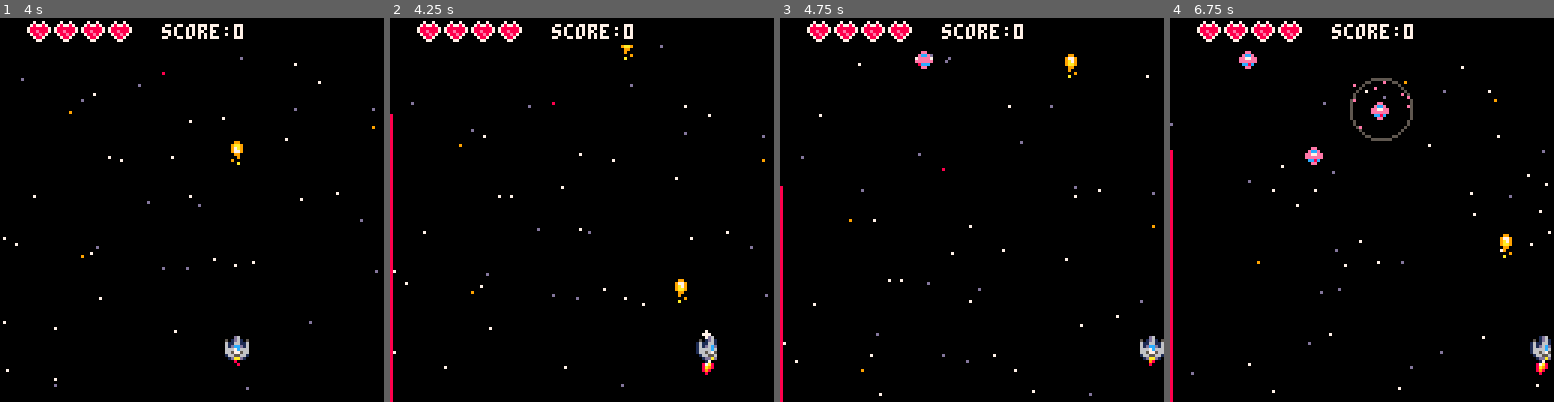
Above: before the commit, frames 1-4 (left to right).
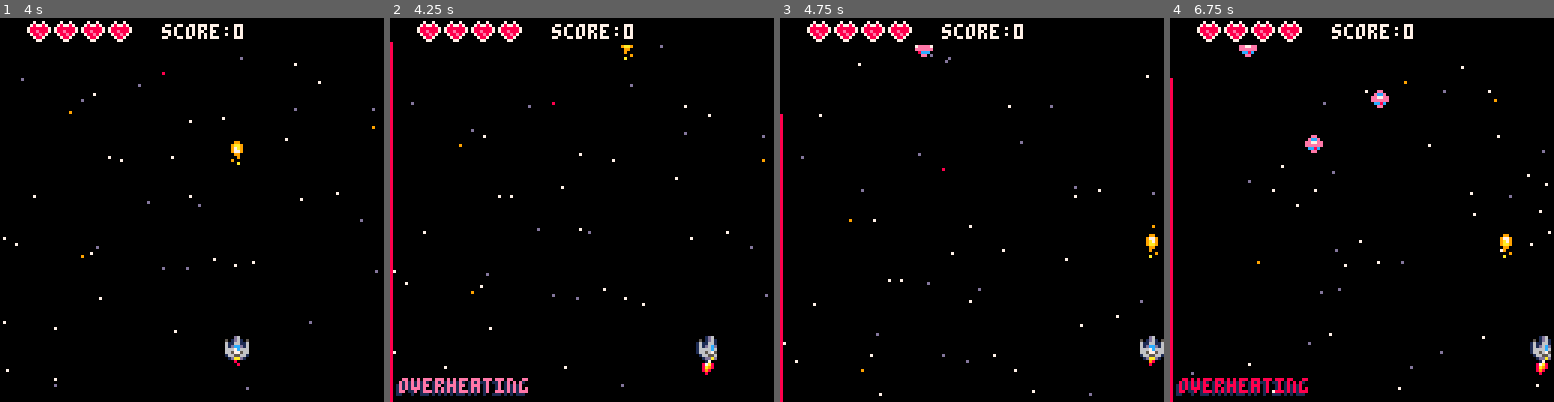
Above: after the commit, the same moments.

Repository: eduszesz/shmup
Game: PICO-8 cartridge myshmup.p8
Same seed, same stepped clock (60 frames per second), same inputs: the game is played once before the commit and once after it.
Inputs:
- Up to frame 1 (4 s): tap X (X key) at 0.33, 1.07, 1.85, 2.97 s; tap O (Z key) at 0.7, 1.7, 2.1, 2.5, 2.9, 3.3, 3.7 s; hold Right 1.6-2.1 s; hold Up 2.15-2.42 s; hold Right 2.47-3.03 s; hold Left 3.08-3.58 s; hold Down 3.63-3.97 s
- Up to frame 2 (4.25 s): hold Right from 4.02 s (still down); tap X (X key) at 4.08 s; tap O (Z key) at 4.1 s
- Up to frame 3 (4.75 s): tap O (Z key) at 4.5 s; release Right at 4.68 s; hold Up from 4.73 s (still down)
- Up to frame 4 (6.75 s): tap O (Z key) every 0.4 s from 4.9 to 6.5 s; release Up at 5.03 s; hold Left 5.08-5.68 s; tap X (X key) at 5.2, 6.32 s; hold Down 5.73-6.03 s; hold Right 6.08-6.58 s; hold Right from 6.63 s (still down)

Frame 1 is identical in both runs. In frame 2, 1.5% of the frame differs, in the area x 0-84%, y 6-99%; in frame 3, 0.6%; in frame 4, 2.5%, in the area x 0-64%, y 7-99%.

Commit message:
levels tweak, enemy behaviour

Diff:
--- a/myshmup.p8
+++ b/myshmup.p8
@@ -8,7 +8,6 @@
 	t=0
 	wtimer=90 --wave timer
 	dtimer=60 --ship death timer
-	enc=1
 	cwave=1
 	lwave=9
 	debug=""
@@ -28,6 +27,7 @@
 		h=4,
 		imm=false,
 		age=0,
+		t=45,
 		sh=false, --shield
 		sr=10, --shield radius
 		box={x1=0,y1=0,x2=7,y2=7}}
@@ -164,7 +164,7 @@
 
 	upplayer()
 
-	immortal(ship,45)
+	immortal(ship,ship.t)
 
 	dofloats()
 
@@ -193,7 +193,7 @@
 	cprint("press x/❎ to start",63,64,1)
 	cprint("press x/❎ to start",63,65,1)
 	cprint("press x/❎ to start",64,64,cl)
-	print("v0.36",100,120,1)
+	print("v0.37",100,120,1)
 end
 
 function draw_game()
@@ -507,7 +507,7 @@
 		local ey=e.y+(4*e.ht)
 
 		for b in all(bullets) do
-			if coll(e,b) then
+			if coll(e,b) and e.md=="atk" then
 				if not e.imm then
 					local x=e.sx
 					local y=e.sy
@@ -560,9 +560,10 @@
 	ship.sx=0
 	ship.sy=0
 	spdm=1
+	ship.t=45
 	if btn(5) and state=="game" then
 		spdm=2
-		frate=14
+		frate=16
 	end
 	if btn(0) then
 		ship.sp=1
@@ -607,7 +608,8 @@
 		ship.flw=51
 	end
 
-	if btn(4) and frate<16 then
+	if btn(4) and frate<16
+	 and state!="died" then
 		if ftimer<=0 then
 			if firetyp>1 then
 				local spc=0.25/(firetyp)
@@ -1010,7 +1012,7 @@
 		bonus.y=-10
 		bonus.sy=0
 	end
-	if coll(ship,bonus) then
+	if coll(ship,bonus) and state!="died" then
 		if not bonus.imm then
 			local txt=rnd(bonustyp)
 			explode(bonus.x+4,bonus.y+4,2,20)
@@ -1081,7 +1083,7 @@
 		local lvl={{8,8,8,8,8},
 												{8,8,8,8,8},
 												{8,8,8,8,8}}
-		local size=#lvl[1]*#lvl
+		local size=getsize(lvl)
 		placeenemies(lvl,size)
 	end
 	if cwave==2 then
@@ -1109,18 +1111,18 @@
 		placeenemies(lvl,size)
 	end
 	if cwave==5 then
-		local lvl={{8,24,8,24,8},
+		local lvl={{8,8,8,24,8},
 												{8,8,8,8,8},
 												{8,8,8,8,8},
-												{12,24,8,24,12}}
+												{12,24,12,0,12}}
 		local size=#lvl[1]*#lvl
 		placeenemies(lvl,size)
 	end
 	if cwave==6 then
 		local lvl={{8,28,8,28,8},
 												{12,8,8,8,12},
-												{12,8,28,8,12},
-												{28,8,8,8,12}}
+												{12,8,0,8,12},
+												{8,8,8,8,8}}
 		local size=#lvl[1]*#lvl
 		placeenemies(lvl,size)
 	end
@@ -1128,15 +1130,15 @@
 		local lvl={{12,20,8,20,12},
 												{20,24,8,24,20},
 												{8,8,8,8,8},
-												{12,24,8,24,12}}
+												{12,0,24,0,12}}
 		local size=#lvl[1]*#lvl
 		placeenemies(lvl,size)
 	end
 	if cwave==8 then
 		local lvl={{12,8,28,8,12},
-												{8,24,16,24,8},
-												{8,12,28,12,8},
-												{8,24,16,24,8}}
+												{0,24,16,24,0},
+												{0,12,28,12,0},
+												{8,0,16,0,8}}
 		local size=#lvl[1]*#lvl
 		placeenemies(lvl,size)
 	end
@@ -1151,16 +1153,30 @@
 function placeenemies(_lvl,size)
 	local lvl=_lvl
 	for j=1,#lvl do
-			for i=1, #lvl[1] do
-				if #enemies<size then
-					local dx=0
-					if j%2==0 then
-						dx=8
-					end
-					mkenemy(lvl[j][i],dx+i*22,6+j*9)
-				end
-			end
-		end
+		for i=1, #lvl[1] do
+			if #enemies<size then
+				local dx=0
+				if j%2==0 then
+					dx=8
+				end
+				if lvl[j][i]!=0 then
+					mkenemy(lvl[j][i],dx+i*22,7+j*4)
+				end
+			end
+		end
+	end
+end
+
+function getsize(lvl)
+	local size=0
+	for j=1,#lvl do
+		for i=1, #lvl[1] do
+			if lvl[j][i]!=0 then
+				size+=1
+			end
+		end
+	end
+	return size
 end
 
 function checkwin()
Not shown, changed: the thumbnail (__label__) section of myshmup.p8
